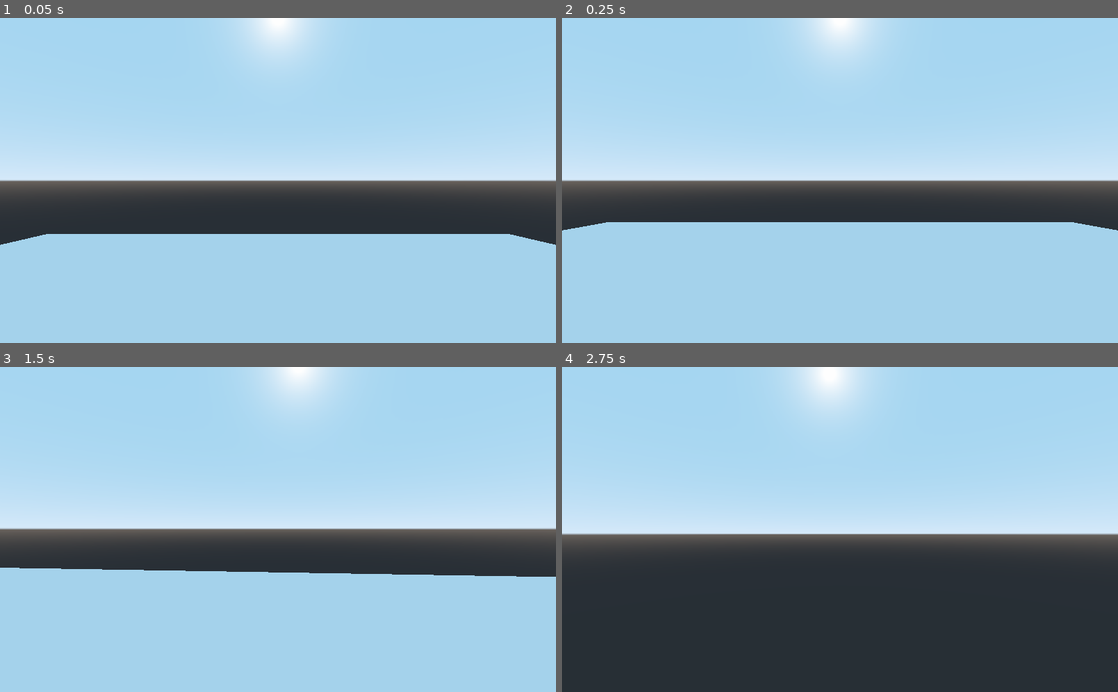
Above: before the commit, frames 1-4 (two rows, left to right).
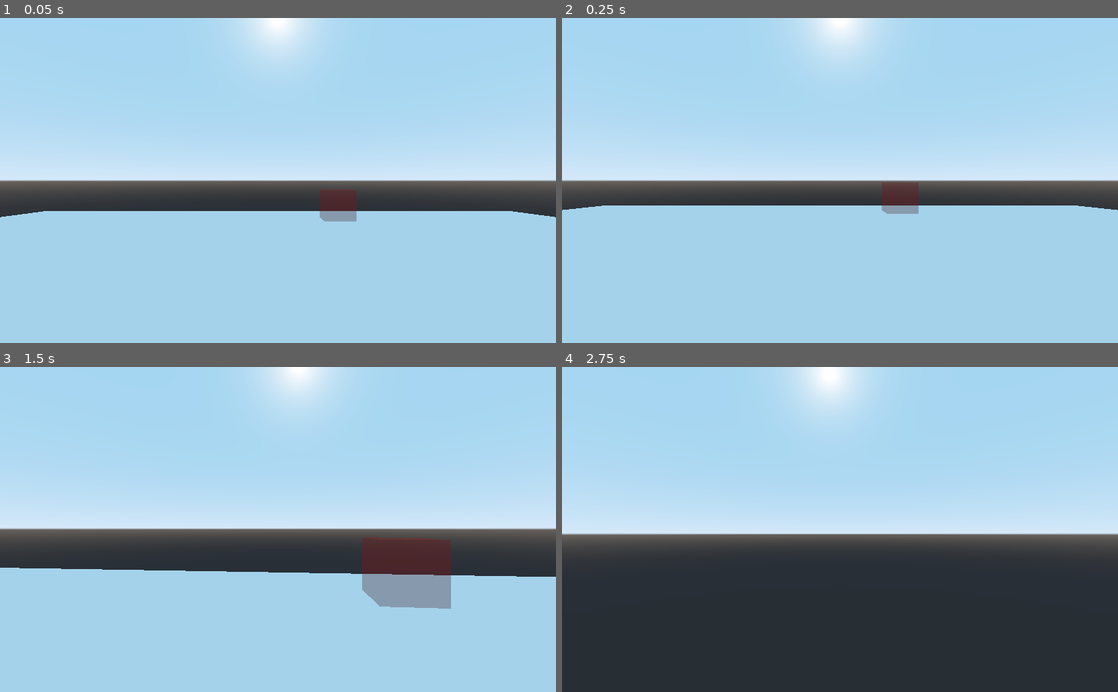
Above: after the commit, the same moments.

Repository: trian-gles/game-jam-dec-2021
Game: Godot game, scene res://Scenes/MainScene.tscn
Same seed, same stepped clock (60 frames per second), same inputs: the game is played once before the commit and once after it.
Inputs (mouse positions are in pixels of both pictures, inside the frame that each line leads up to):
- Up to frame 1 (0.05 s): no input
- Up to frame 2 (0.25 s): no input
- Up to frame 3 (1.5 s): move the mouse to (305, 529) at 0.52 s; hold W (move_forward) from 0.53 s (still down); click (305, 529) at 0.6 s; tap Space (jump) at 0.77 s; move the mouse to (250, 529) at 1.27 s; click (250, 529) at 1.35 s
- Up to frame 4 (2.75 s): keep holding W (move_forward); tap Space (jump) at 1.52 s; move the mouse to (851, 523) at 2.02 s; click (851, 523) at 2.1 s

The runs differ from the first frame. In frame 1, 7.5% of the frame differs, in the area x 0-100%, y 52-70%; in frame 2, 5.4%; in frame 3, 3.0%; in frame 4, nothing differs.

Commit message:
checkpoint

Diff:
--- /dev/null
+++ b/Scenes/Checkpoint.gd
@@ -0,0 +1,21 @@
+extends Area
+onready var respawn_point = $Respawn.global_transform.origin
+
+# Declare member variables here. Examples:
+# var a = 2
+# var b = "text"
+
+
+# Called when the node enters the scene tree for the first time.
+func _ready():
+	pass # Replace with function body.
+
+
+# Called every frame. 'delta' is the elapsed time since the previous frame.
+#func _process(delta):
+#	pass
+
+
+func _on_Checkpoint_body_entered(body):
+	if body.name == "Player":
+		body.save_checkpoint(self)
--- /dev/null
+++ b/Scenes/Checkpoint.tscn
@@ -0,0 +1,27 @@
+[gd_scene load_steps=5 format=2]
+
+[ext_resource path="res://Scenes/Checkpoint.gd" type="Script" id=1]
+
+[sub_resource type="CubeMesh" id=1]
+
+[sub_resource type="SpatialMaterial" id=2]
+flags_transparent = true
+albedo_color = Color( 0.752941, 0.109804, 0.109804, 0.501961 )
+
+[sub_resource type="ConvexPolygonShape" id=3]
+points = PoolVector3Array( 1, 1, 1, 1, 1, -1, -1, 1, 1, 1, -1, 1, 1, -1, -1, -1, 1, -1, -1, -1, 1, -1, -1, -1 )
+
+[node name="Checkpoint" type="Area"]
+script = ExtResource( 1 )
+
+[node name="MeshInstance" type="MeshInstance" parent="."]
+mesh = SubResource( 1 )
+material/0 = SubResource( 2 )
+
+[node name="CollisionShape" type="CollisionShape" parent="."]
+shape = SubResource( 3 )
+
+[node name="Respawn" type="Position3D" parent="."]
+transform = Transform( 1, 0, 0, 0, 1, 0, 0, 0, 1, 0, 1, 0 )
+
+[connection signal="body_entered" from="." to="." method="_on_Checkpoint_body_entered"]
--- a/Scenes/MainScene.tscn
+++ b/Scenes/MainScene.tscn
@@ -1,6 +1,7 @@
-[gd_scene load_steps=4 format=2]
+[gd_scene load_steps=5 format=2]
 
 [ext_resource path="res://Scenes/Player.tscn" type="PackedScene" id=1]
+[ext_resource path="res://Scenes/Checkpoint.tscn" type="PackedScene" id=2]
 
 [sub_resource type="CubeMesh" id=1]
 
@@ -9,10 +10,16 @@
 
 [node name="MainScene" type="Spatial"]
 
+[node name="Checkpoint" parent="." instance=ExtResource( 2 )]
+transform = Transform( 1, 0, 0, 0, 1, 0, 0, 0, 1, 4, -1, 0 )
+
+[node name="Checkpoint2" parent="." instance=ExtResource( 2 )]
+transform = Transform( 1, 0, 0, 0, 1, 0, 0, 0, 1, 4, -1, -15.8364 )
+
 [node name="Player" parent="." instance=ExtResource( 1 )]
 
 [node name="MeshInstance" type="MeshInstance" parent="."]
-transform = Transform( 20, 0, 0, 0, 1, 0, 0, 0, 20, 0, -5, 0 )
+transform = Transform( 20, 0, 0, 0, 1, 0, 0, 0, 20, 0, -3, 0 )
 mesh = SubResource( 1 )
 material/0 = null
 
--- a/Scenes/Player.gd
+++ b/Scenes/Player.gd
@@ -5,6 +5,7 @@
 export var gravity = 0.8
 export var jump_power = 30
 export var mouse_sensitivity = 0.1
+var last_checkpoint = null
 
 var camera_x_rotation = 0
 
@@ -57,3 +58,17 @@
 	velocity = velocity.linear_interpolate(direction * speed, acceleration * delta)
 	velocity.y -= gravity
 	velocity = move_and_slide(velocity, Vector3.UP)
+
+	if transform.origin.y < -20:
+		die()
+
+func die():
+	print("YOU DED")
+	if last_checkpoint:
+		print(last_checkpoint.name)
+		transform.origin = last_checkpoint.respawn_point
+
+func save_checkpoint(checkpoint):
+	if checkpoint != last_checkpoint:
+		last_checkpoint = checkpoint
+		print("Saving checkpoint")
